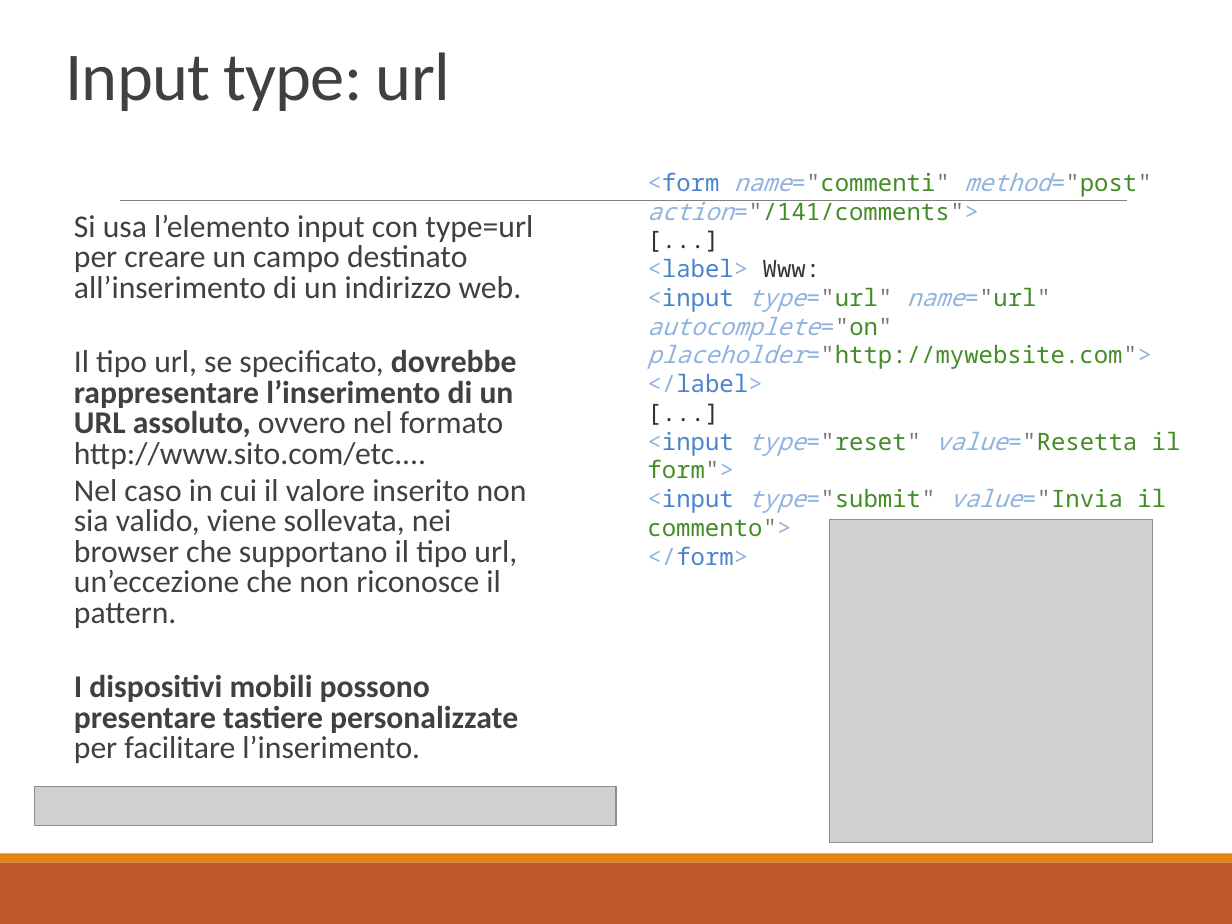
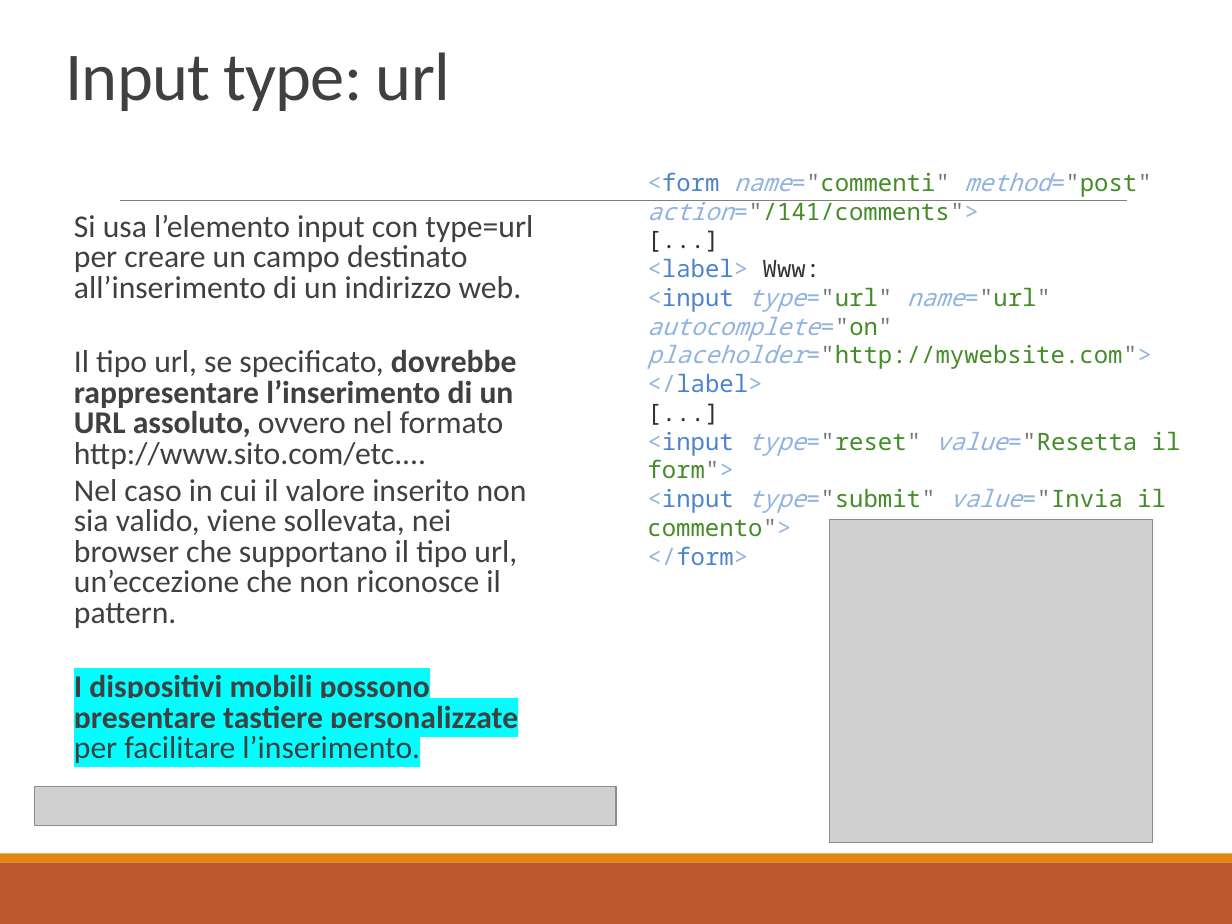
Before and after one commit to docentemaurocasadei/corso-fondamenti-web, a slide deck: slide 107 of dispense/HTML5.pptx. Drawn at 1232x924 pixels with LibreOffice and Linux fonts; fonts in the diff are those of the drawing; grey boxes stand for pictures. Boxes give left, top, right and bottom in pixels: in the first picture for what was removed or moved away, otherwise in the second. Text is boxed around its words. In the diff, an @@ line names an element or a change of style, - is before the commit and + after.

```diff
--- a/dispense/HTML5.pptx
+++ b/dispense/HTML5.pptx
@@ text at (74, 674, 518, 763): highlight none to #00FFFF in "I dispositivi mobili possono presentare tastiere personalizz ..." @@
```
Also in this commit, not shown: 10 other slides changed.
